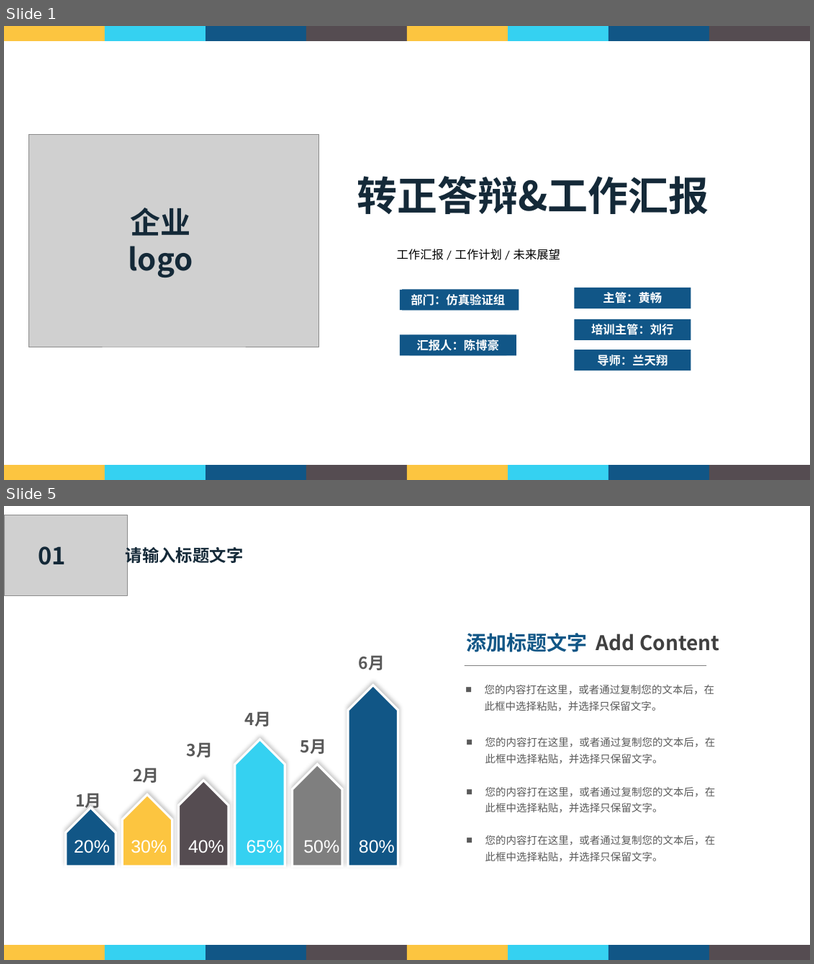
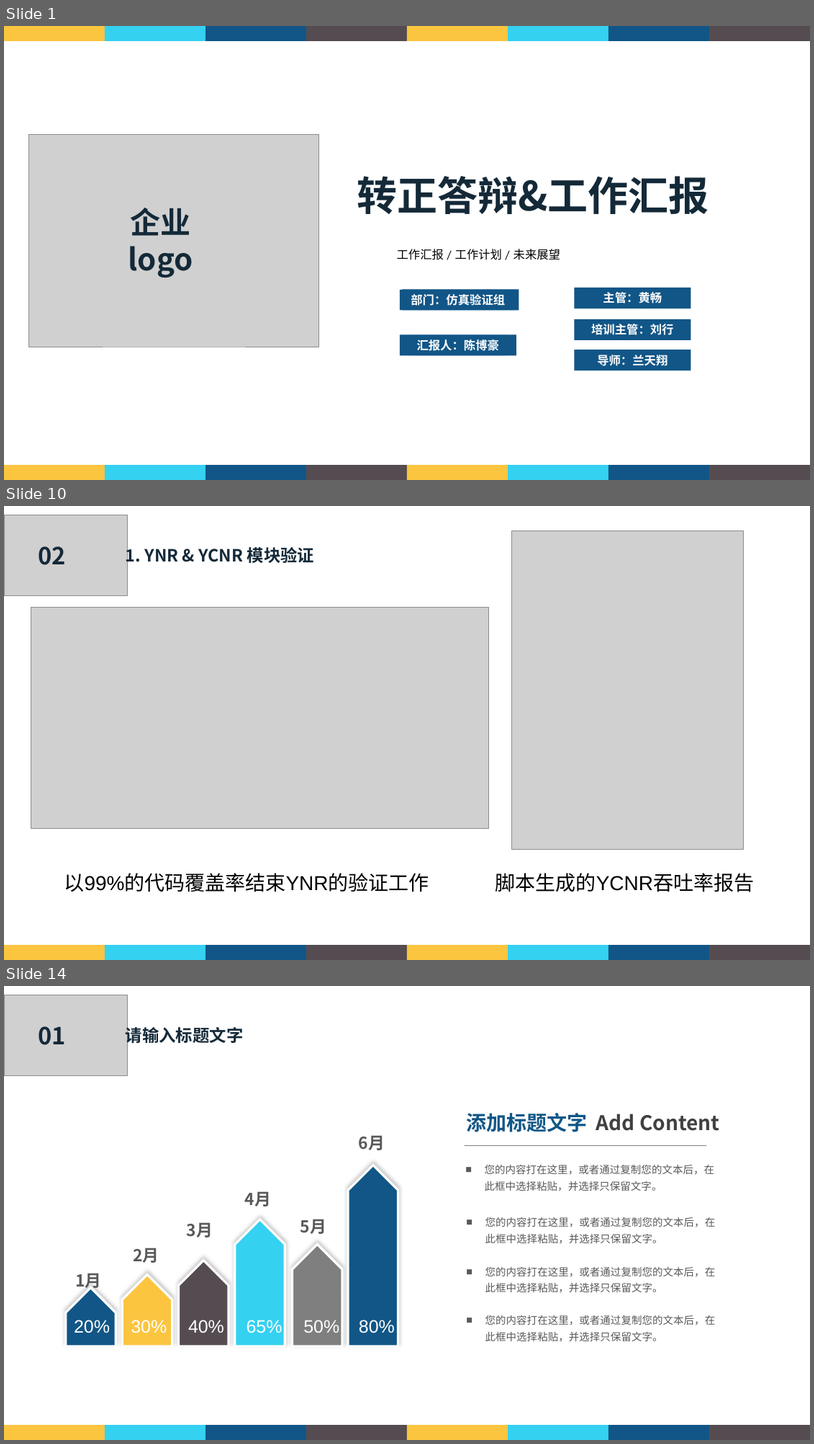
Before and after one commit to Cbh777/win_prj, a slide deck: FullhanWorkFile/转正答辩.pptx. Shown one above the other, each under a label of ours: slides 1 and 5 before the commit, slides 1, 10 and 14 after it; the slides between them are not shown. The pictures are 814x964 and 814x1444 pixels, drawn with LibreOffice and Linux fonts; fonts in the diff are those of the drawing; grey boxes stand for pictures; background and template pictures are left out. Boxes give left, top, right and bottom in pixels: in the first picture for what was removed or moved away, otherwise in the second. Text is boxed around its words. In the diff, an @@ line names an element or a change of style, - is before the commit and + after.

```diff
--- a/FullhanWorkFile/转正答辩.pptx
+++ b/FullhanWorkFile/转正答辩.pptx
@@ slide 10 added at box(4, 506, 810, 960), background picture (left out) @@
@@ picture added at box(4, 515, 127, 595) @@
@@ text added at box(38, 546, 65, 565), 28 pt, text #142938, bold @@
+02
@@ text added at box(126, 545, 314, 566), 20 pt, text #142938, bold @@
+1. YNR & YCNR 模块验证
@@ picture added at box(512, 531, 744, 849) @@
@@ picture added at box(31, 608, 489, 829) @@
@@ text added at box(64, 872, 430, 892), 24 pt, text #000000 @@
+以99%的代码覆盖率结束YNR的验证工作
@@ text added at box(496, 872, 754, 892), 24 pt, text #000000 @@
+脚本生成的YCNR吞吐率报告
@@ group added at box(4, 944, 810, 960): 8 rectangles @@
@@ what was slide 5 is now slide 14 @@
```
Also in this commit, not shown: 9 slides changed, 8 other slides added, 4 slides removed.
